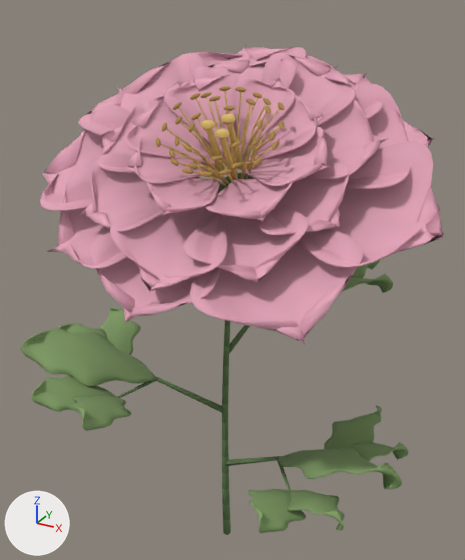
An edit to the glTF model www/models/flowers/peony-fine-v2.glb, drawn before and after from the same camera.
One viewpoint serves both versions: a 50 mm lens placed at (0.931, -1.649, 1.891), pointed at (-0.016, 0.072, 1.03). Lighting does not change. The marker at lower left points along +X, +Y and +Z. The first picture is the older version. Vertices at exactly the same position are counted once.

Names of what the first picture shows: 'peony-fine-v2-center', 'peony-fine-v2-leaf', 'peony-fine-v2-petal', 'peony-fine-v2-pollen', 'peony-fine-v2-stem'.
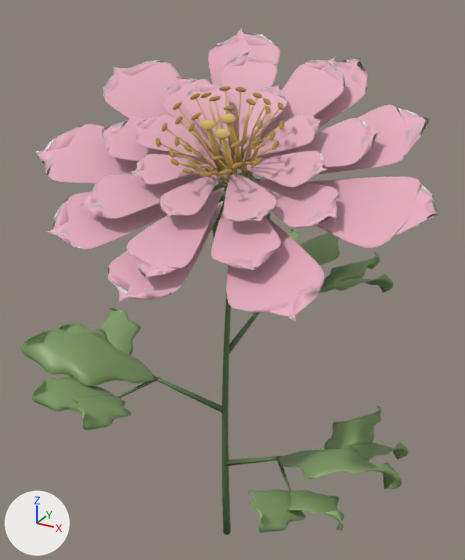
What differs and where, as boxes (x1, y1, x2, y2) in the pictures (465 x 560 px; the box of a moved part takes in the faces that stretch with it):
'peony-fine-v2-petal', reshaped
    before: (40, 45, 444, 344)
    after: (35, 28, 438, 322)
part 1 of me_peony_fine_v2_petal, moved or reshaped
    before: (41, 45, 444, 344)
    after: (35, 31, 438, 322)
part 2 of me_peony_fine_v2_petal, recoloured
    before: (40, 47, 443, 338)
    after: (36, 28, 438, 318)

The change, as a diff of the scene's bpy script:
```diff
--- a/www/models/flowers/peony-fine-v2.glb.py
+++ b/www/models/flowers/peony-fine-v2.glb.py
@@ me_peony_fine_v2_petal @@
 # used by ob_peony_fine_v2_petal; location = (0.0, 0.0, 0.0)
-me_peony_fine_v2_petal.from_pydata(...)  # 10868 vertices, 21632 faces; spans x -0.556..0.661, y -0.505..0.423, z 1.133..1.747
+me_peony_fine_v2_petal.from_pydata(...)  # 10868 vertices, 21632 faces; spans x -0.536..0.654, y -0.532..0.369, z 1.2..1.805
+# me_peony_fine_v2_petal part 1: 10868 of 10868 vertices moved; they spanned x -0.556..0.661, y -0.505..0.423, z 1.133..1.747 and now span x -0.536..0.654, y -0.532..0.369, z 1.2..1.805; mean shift (0.001, -0.007, 0.011)
+# me_peony_fine_v2_petal part 2: 20318 kept faces spanning x -0.536..0.654, y -0.532..0.369, z 1.2..1.805 get new vertex colours; the middle colour goes from pink #d59bae to pink #e0a2b6
 me_peony_fine_v2_petal.materials.append(mat_peony_petal_001)
```
